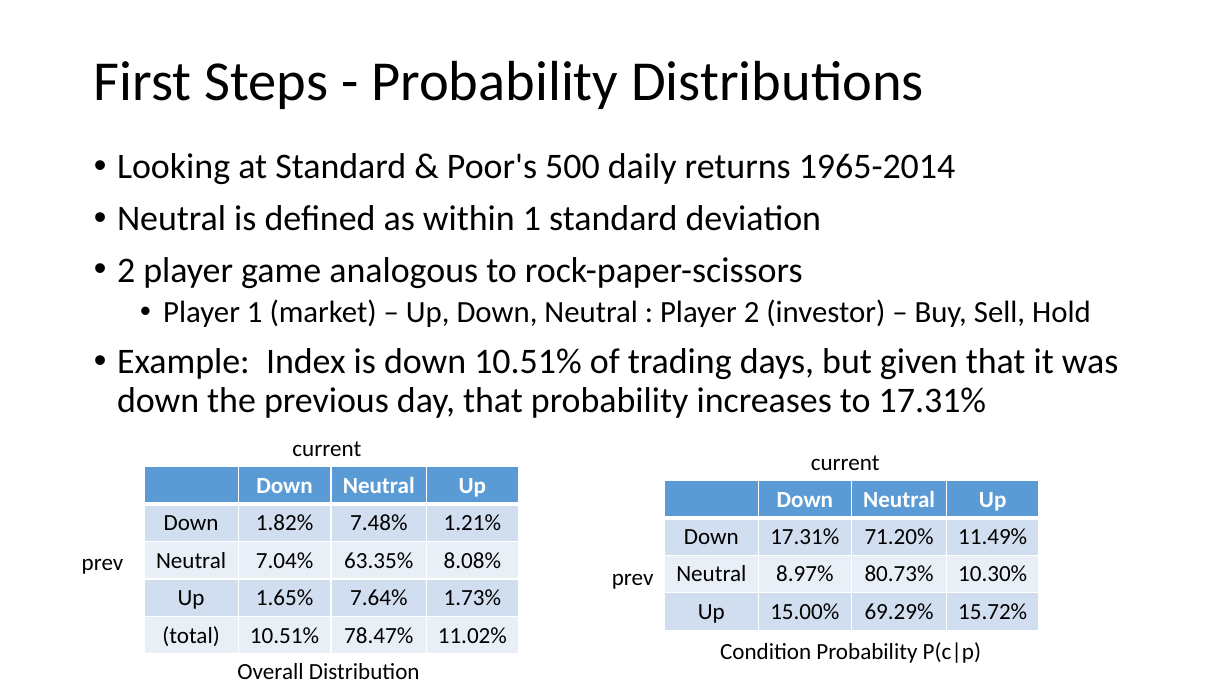
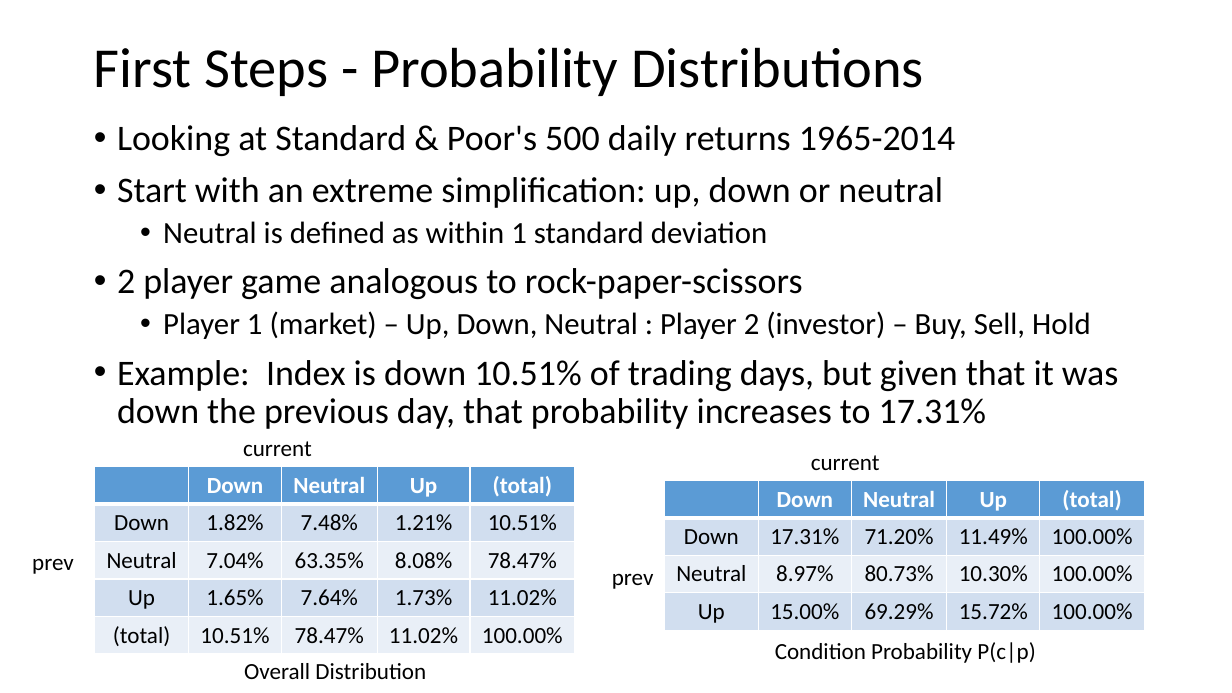
Before and after one commit to smccaula/LSSP_Hackathon, a slide deck: slide 4 of slides/hackathon.pptx. Drawn at 1232x693 pixels with LibreOffice and Linux fonts; fonts in the diff are those of the drawing. Boxes give left, top, right and bottom in pixels: in the first picture for what was removed or moved away, otherwise in the second. Text is boxed around its words. In the diff, an @@ line names an element or a change of style, - is before the commit and + after.

Commit message:
minor edits to slides

```diff
--- a/slides/hackathon.pptx
+++ b/slides/hackathon.pptx
@@ title "First Steps - Probability Distributions": place and size @@
-title "First Steps - Probability Distributions" at bbox=[94, 60, 924, 109]
+title "First Steps - Probability Distributions" at bbox=[94, 47, 924, 96]
@@ text "Looking at Standard & Poor's ...": place and size @@
-text "Looking at Standard & Poor's ..." at bbox=[117, 153, 1118, 418]
+text "Looking at Standard & Poor's ..." at bbox=[117, 125, 1118, 429]
@@ text at bbox=[117, 177, 943, 208]: paragraph added @@
+• Start with an extreme simplification: up, down or neutral
@@ text at bbox=[163, 221, 767, 244]: size 28 to 24 pt in "Neutral is defined as within 1 standard ..."; list level 1 to 2 in "Neutral is defined as within ..." @@
@@ text "current": place and size @@
-text "current" at bbox=[292, 441, 361, 456]
+text "current" at bbox=[243, 441, 312, 456]
@@ table at bbox=[94, 467, 575, 654] @@
+column 5: (total) | 10.51% | 78.47% | 11.02% | 100.00%
@@ table: place and size @@
-table at bbox=[144, 467, 518, 654]
+table at bbox=[94, 467, 575, 654]
@@ table at bbox=[665, 481, 1145, 630] @@
+column 5: (total) | 100.00% | 100.00% | 100.00%
@@ table: place and size @@
-table at bbox=[665, 481, 1039, 630]
+table at bbox=[665, 481, 1145, 630]
@@ text "prev": place and size @@
-text "prev" at bbox=[82, 558, 124, 574]
+text "prev" at bbox=[32, 558, 74, 574]
@@ text "Overall Distribution": place and size @@
-text "Overall Distribution" at bbox=[237, 663, 420, 679]
+text "Overall Distribution" at bbox=[244, 663, 426, 679]
@@ text "Condition Probability P(c|p)": place and size @@
-text "Condition Probability P(c|p)" at bbox=[720, 642, 981, 663]
+text "Condition Probability P(c|p)" at bbox=[775, 642, 1035, 663]
```
Also in this commit, not shown: 3 other slides changed, 1 slide added.
